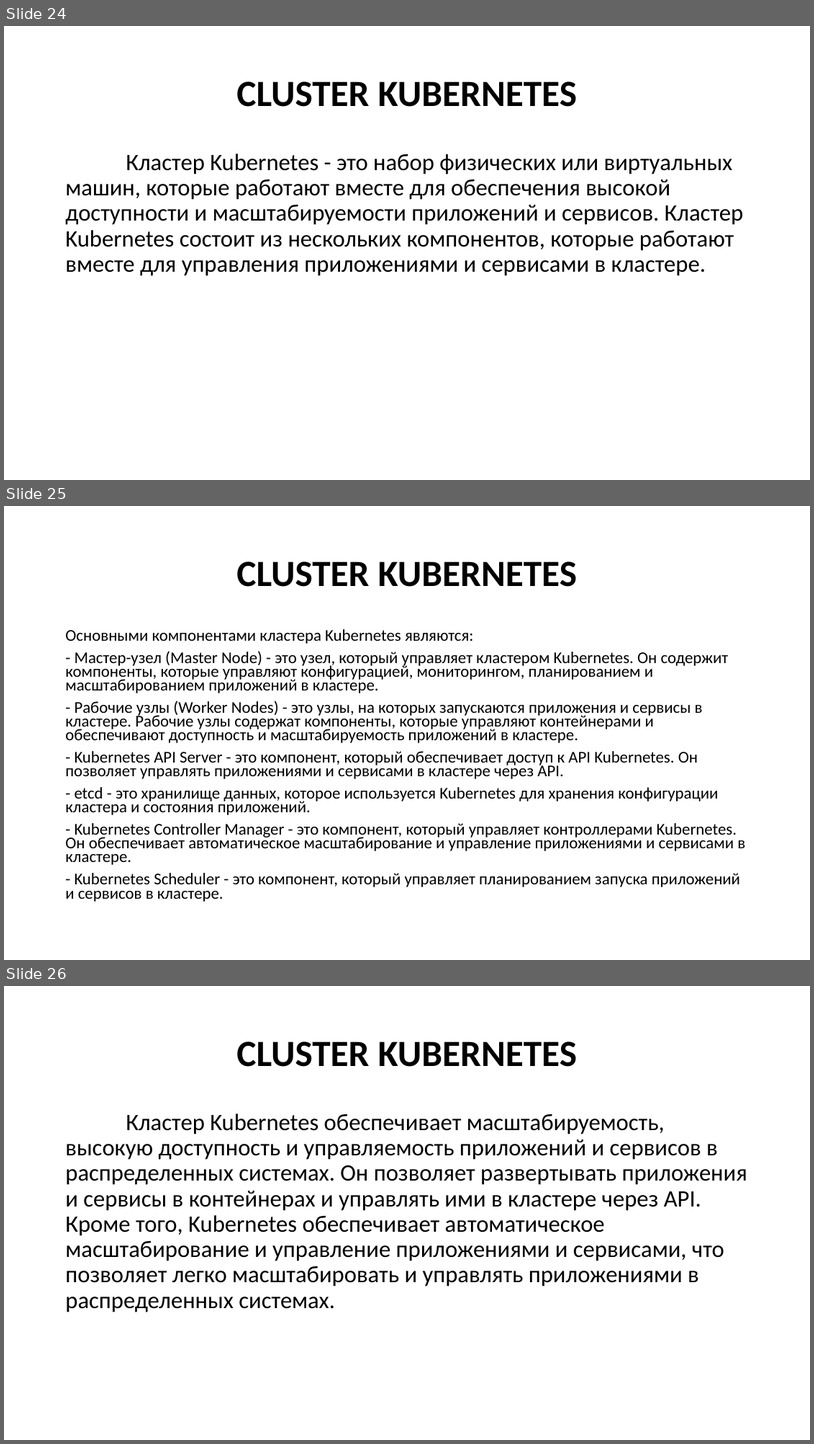
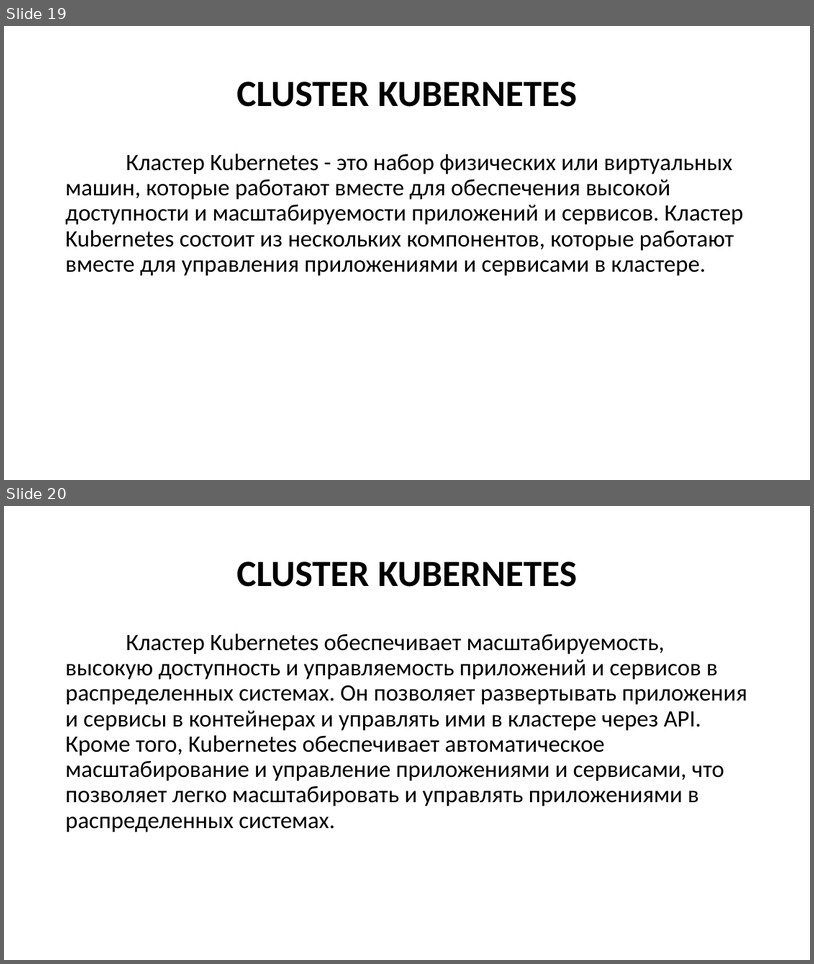
Before and after one commit to Kollekcioner47/k8s, a slide deck: k8s.pptx. Shown one above the other, each under a label of ours: slides 24, 25 and 26 before the commit, slides 19 and 20 after it. The pictures are 814x1444 and 814x964 pixels, drawn with LibreOffice and Linux fonts; fonts in the diff are those of the drawing. Boxes give left, top, right and bottom in pixels: in the first picture for what was removed or moved away, otherwise in the second. Text is boxed around its words. In the diff, an @@ line names an element or a change of style, - is before the commit and + after.

```diff
--- a/k8s.pptx
+++ b/k8s.pptx
@@ slide 25 removed at bbox=[4, 506, 810, 960], background #FFFFFF @@
@@ title removed at bbox=[237, 561, 577, 587] @@
-CLUSTER KUBERNETES
@@ text removed at bbox=[65, 629, 746, 901] @@
-Основными компонентами кластера Kubernetes являются:
-- Мастер-узел (Master Node) - это узел, который управляет кластером Kubernetes. Он содержит компоненты, которые управляют конфигурацией, мониторингом, планированием и масштабированием приложений в кластере.
-- Рабочие узлы (Worker Nodes) - это узлы, на которых запускаются приложения и сервисы в кластере. Рабочие узлы содержат компоненты, которые управляют контейнерами и обеспечивают доступность и масштабируемость приложений в кластере.
-- Kubernetes API Server - это компонент, который обеспечивает доступ к API Kubernetes. Он позволяет управлять приложениями и сервисами в кластере через API.
-- etcd - это хранилище данных, которое используется Kubernetes для хранения конфигурации кластера и состояния приложений.
-- Kubernetes Controller Manager - это компонент, который управляет контроллерами Kubernetes. Он обеспечивает автоматическое масштабирование и управление приложениями и сервисами в кластере.
-- Kubernetes Scheduler - это компонент, который управляет планированием запуска приложений и сервисов в кластере.
@@ what was slide 24 is now slide 19 @@
@@ what was slide 26 is now slide 20 @@
```
Also in this commit, not shown: 8 slides changed, 23 slides added, 11 other slides removed.
